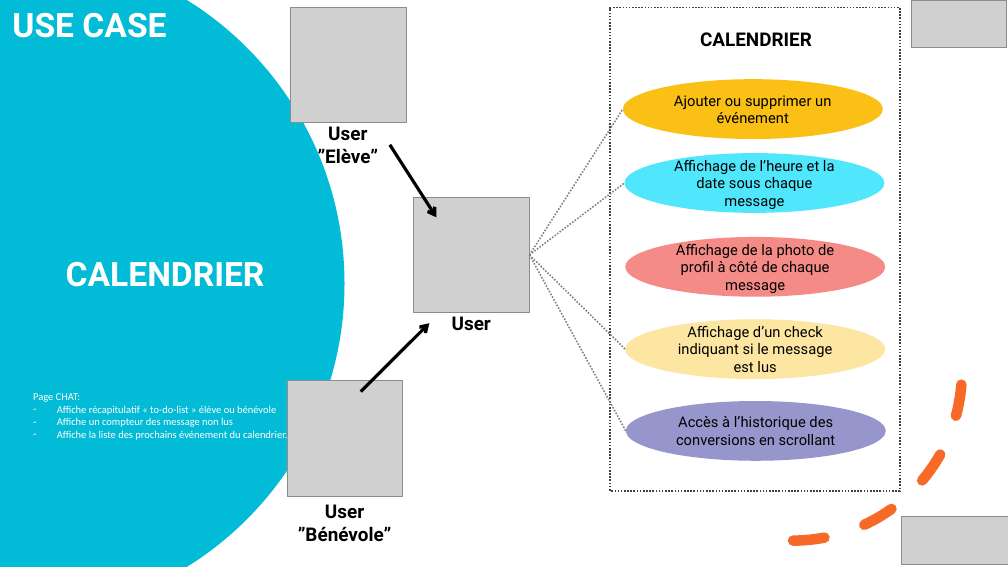
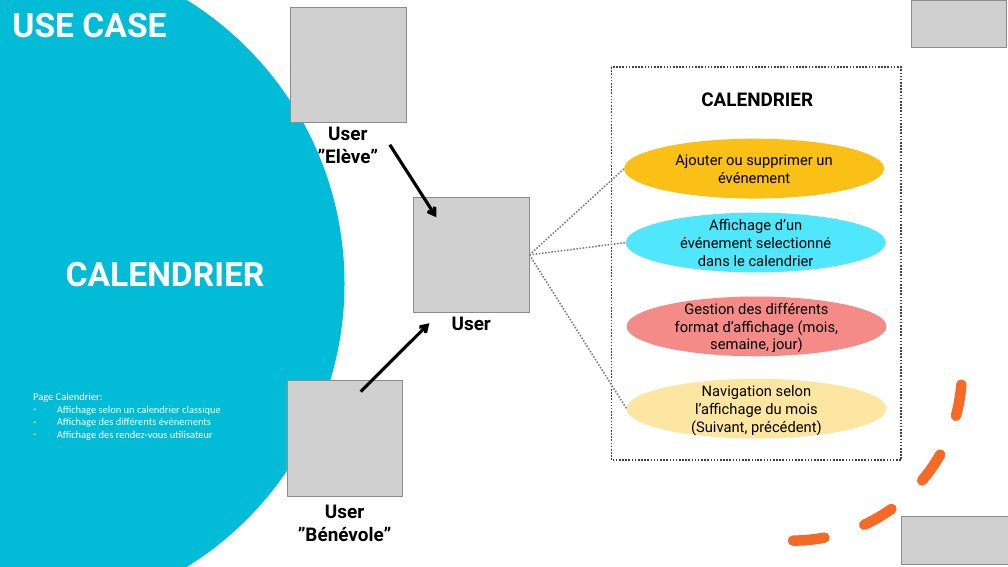
Before and after one commit to Belin27000/P10_Dev4U-LearnAtHome, a slide deck: slide 5 of Diagrammes_Cas_Dusages/DiagrammeUseCase.pptx. Drawn at 1008x567 pixels with LibreOffice and Linux fonts; fonts in the diff are those of the drawing; grey boxes stand for pictures. Boxes give left, top, right and bottom in pixels: in the first picture for what was removed or moved away, otherwise in the second. Text is boxed around its words. In the diff, an @@ line names an element or a change of style, - is before the commit and + after.

```diff
--- a/Diagrammes_Cas_Dusages/DiagrammeUseCase.pptx
+++ b/Diagrammes_Cas_Dusages/DiagrammeUseCase.pptx
@@ rectangle: place and size @@
-rectangle at bbox=[610, 8, 900, 491]
+rectangle at bbox=[612, 67, 901, 461]
@@ line moved from (529, 255) - (623, 109) to (529, 255) - (625, 169) @@
@@ text in ellipse at bbox=[680, 219, 831, 270]: text changed @@
-Affichage de l’heure et la date sous chaque message
+Affichage d’un événement selectionné dans le calendrier
@@ line moved from (529, 255) - (625, 349) to (529, 255) - (627, 409) @@
@@ line moved from (529, 255) - (625, 183) to (529, 255) - (626, 243) @@
@@ line removed from (529, 255) to (626, 431) @@
@@ 4 ellipses, 1 text: place and size @@
-4 ellipses, 1 text at bbox=[623, 32, 885, 379]
+4 ellipses, 1 text at bbox=[625, 92, 887, 439]
@@ text in ellipse at bbox=[675, 300, 838, 352]: text changed @@
-Affichage de la photo de profil à côté de chaque message
+Gestion des différents format d’affichage (mois, semaine, jour)
@@ text in ellipse at bbox=[691, 385, 822, 436]: text changed @@
-Affichage d’un check indiquant si le message est lus
+Navigation selon l’affichage du mois (Suivant, précédent)
@@ text at bbox=[33, 392, 221, 440]: text changed @@
-Page CHAT:
-– Affiche récapitulatif « to-do-list » élève ou bénévole
-– Affiche un compteur des message non lus
-– Affiche la liste des prochains événement du calendrier.
+Page Calendrier:
+– Affichage selon un calendrier classique
+– Affichage des différents événements
+– Affichage des rendez-vous utilisateur
@@ ellipse removed at bbox=[626, 401, 886, 461] @@
-Accès à l’historique des conversions en scrollant
```
Also in this commit, not shown: 1 other file.
